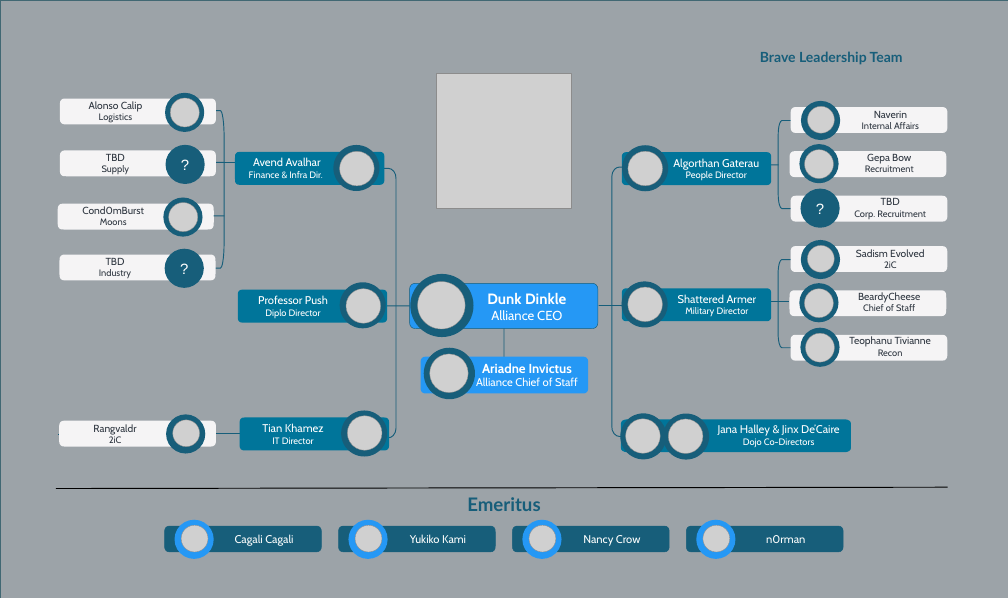
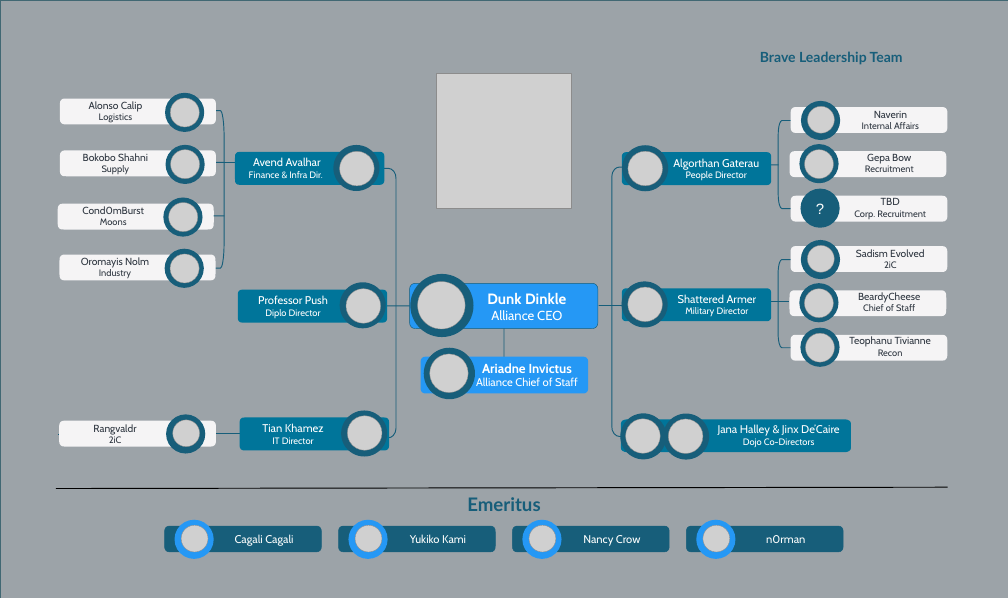
Before and after one commit to bravecollective/wiki-files, a slide deck: slide 1 of images/alliance-leadership/Brave-Leadership.pptx. Drawn at 1008x598 pixels with LibreOffice and Linux fonts; fonts in the diff are those of the drawing; grey boxes stand for pictures. Boxes give left, top, right and bottom in pixels: in the first picture for what was removed or moved away, otherwise in the second. Text is boxed around its words. In the diff, an @@ line names an element or a change of style, - is before the commit and + after.

```diff
--- a/images/alliance-leadership/Brave-Leadership.pptx
+++ b/images/alliance-leadership/Brave-Leadership.pptx
@@ text in ellipse at (x1=166, y1=145, x2=205, y2=184): text removed @@
-?
@@ text at (x1=83, y1=153, x2=148, y2=161): text changed @@
-TBD
+Bokobo Shahni
@@ picture added at (x1=171, y1=150, x2=200, y2=179) @@
@@ text at (x1=81, y1=257, x2=149, y2=267): text changed @@
-TBD
+Oromayis Nolm
@@ text in ellipse at (x1=165, y1=249, x2=204, y2=288): text removed @@
-?
@@ picture added at (x1=170, y1=254, x2=199, y2=283) @@
```
Also in this commit, not shown: 3 other files.
